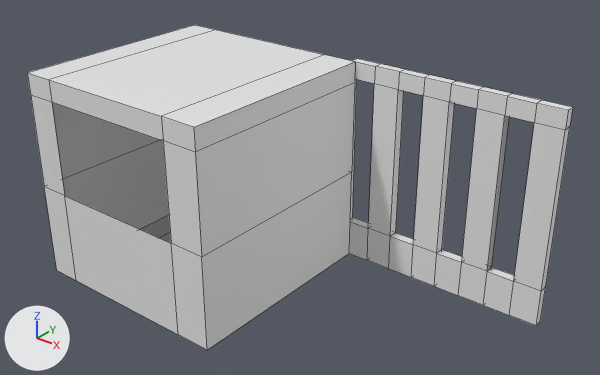
Before and after pictures for a commit that changed the FBX model Assets/3D/post.fbx.
Both versions are drawn from a 50 mm camera at (30.4, -29.2, 24.0) aimed at (6.3, 0.9, 5.4). The lights are fixed; the arrows at lower left show +X, +Y and +Z. Mesh edges are drawn as thin lines. Where no turn or scale is listed for an object, it has been applied to the vertices.
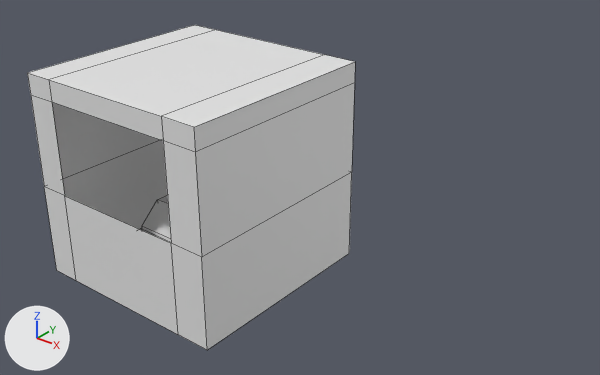
Boxes (x1, y1, x2, y2) around the edits, measured in the pictures (600 x 375 px):
'Cube.004', deleted
    before: (349, 58, 573, 326)
'Cube', reshaped (not visible before)
    after: (142, 195, 171, 243)

The change in detail:
Material 'Material' (mat_material) is new.
Its base color is (0.8, 0.8, 0.8) (white #e7e7e7).
Its roughness is 0.4.
Mesh me_cube_1 is new.
It has 28 vertices, 27 faces and spans x -1.0..1.0, y -1.0..1.0, z -1.0..1.36.
It uses material mat_material (white #e7e7e7).
Object 'Cube.004' (ob_cube_004) is deleted.
Object 'Cube' (ob_cube) now shows me_cube_1 instead of me_cube_006.
